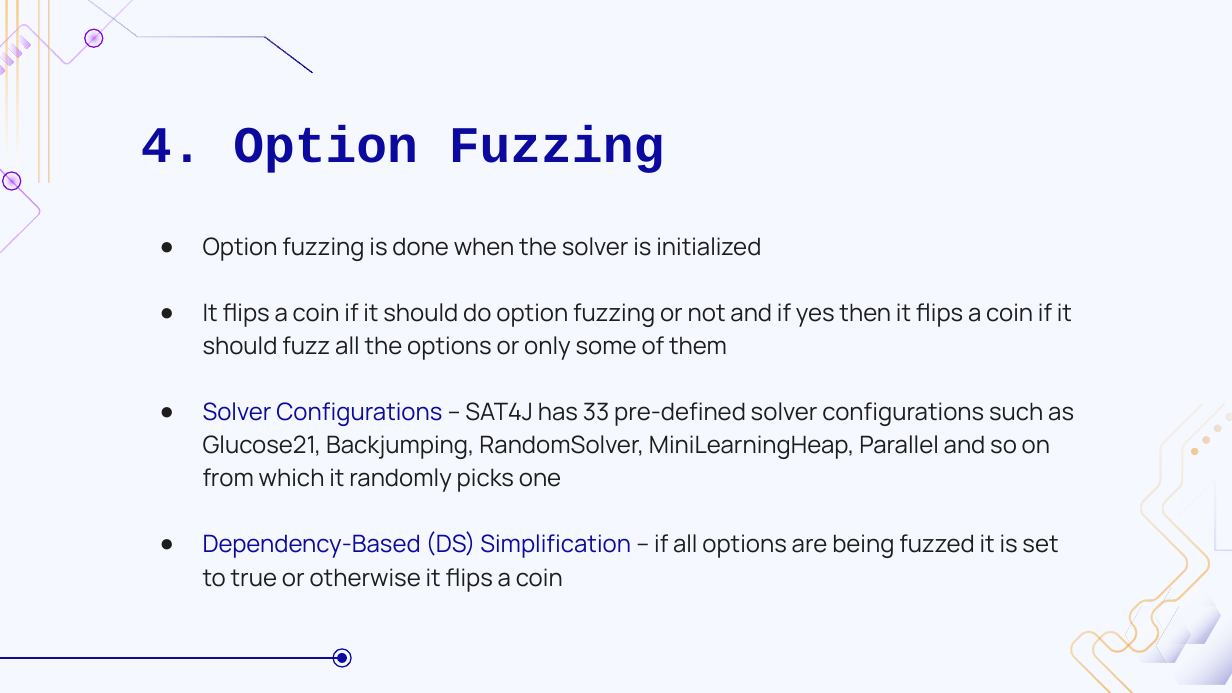
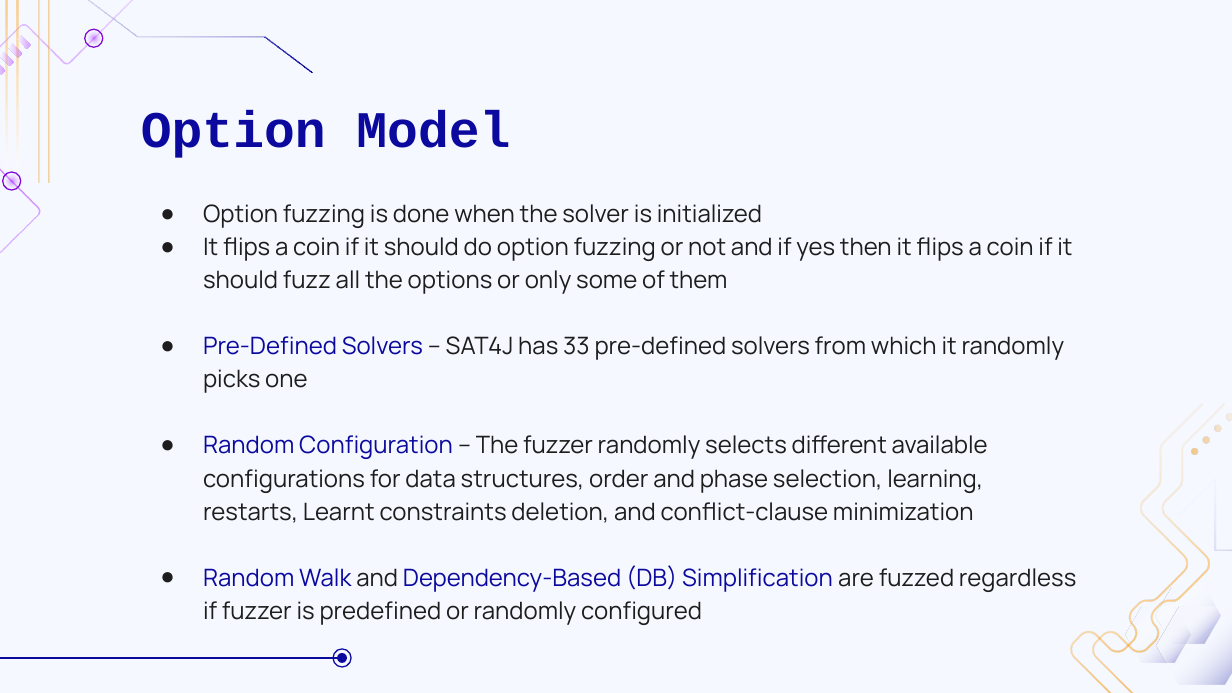
Before and after one commit to Irisi99/SAT4J-API-Fuzzing, a slide deck: slide 12 of Slides.pptx (slide 16 before the commit). Drawn at 1232x693 pixels with LibreOffice and Linux fonts; fonts in the diff are those of the drawing; background and template pictures are left out. Boxes give left, top, right and bottom in pixels: in the first picture for what was removed or moved away, otherwise in the second. Text is boxed around its words. In the diff, an @@ line names an element or a change of style, - is before the commit and + after.

```diff
--- a/Slides.pptx
+++ b/Slides.pptx
@@ title at [141, 110, 510, 158]: text changed @@
-4. Option Fuzzing
+Option Model
@@ subtitle "Option fuzzing is done when ...": place and size @@
-subtitle "Option fuzzing is done when ..." at [203, 237, 1074, 592]
+subtitle "Option fuzzing is done when ..." at [203, 204, 1076, 625]
@@ subtitle at [203, 336, 1076, 625]: text changed @@
-● Solver Configurations – SAT4J has 33 pre-defined solver configurations such as Glucose21, Backjumping, RandomSolver, MiniLearningHeap, Parallel and so on from which it randomly picks one
-● Dependency-Based (DS) Simplification – if all options are being fuzzed it is set to true or otherwise it flips a coin
+● Pre-Defined Solvers – SAT4J has 33 pre-defined solvers from which it randomly picks one
+● Random Configuration – The fuzzer randomly selects different available configurations for data structures, order and phase selection, learning, restarts, Learnt constraints deletion, and conflict-clause minimization
+● Random Walk and Dependency-Based (DB) Simplification are fuzzed regardless if fuzzer is predefined or randomly configured
```
Also in this commit, not shown: 15 other slides changed, 14 slides added, 5 slides removed.
